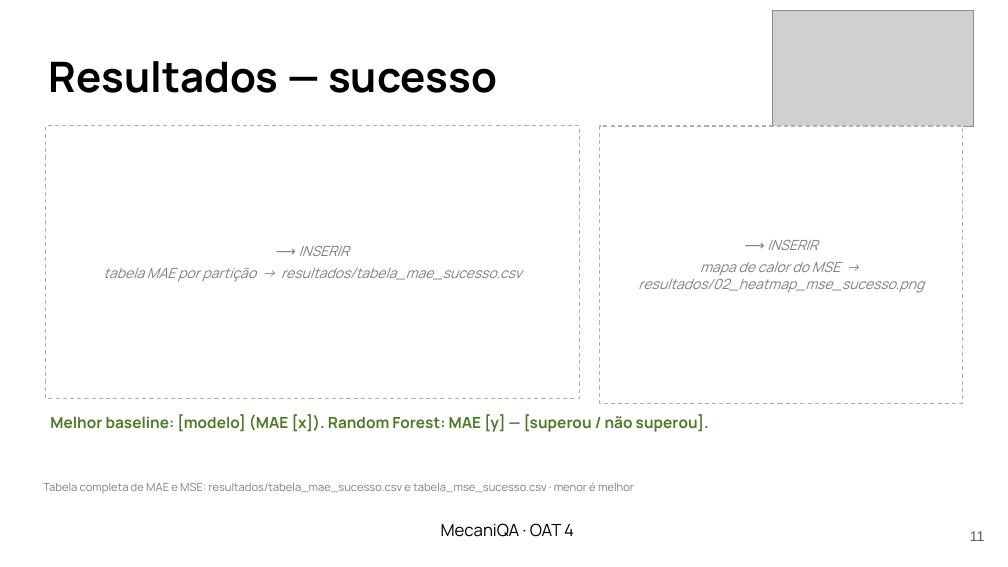
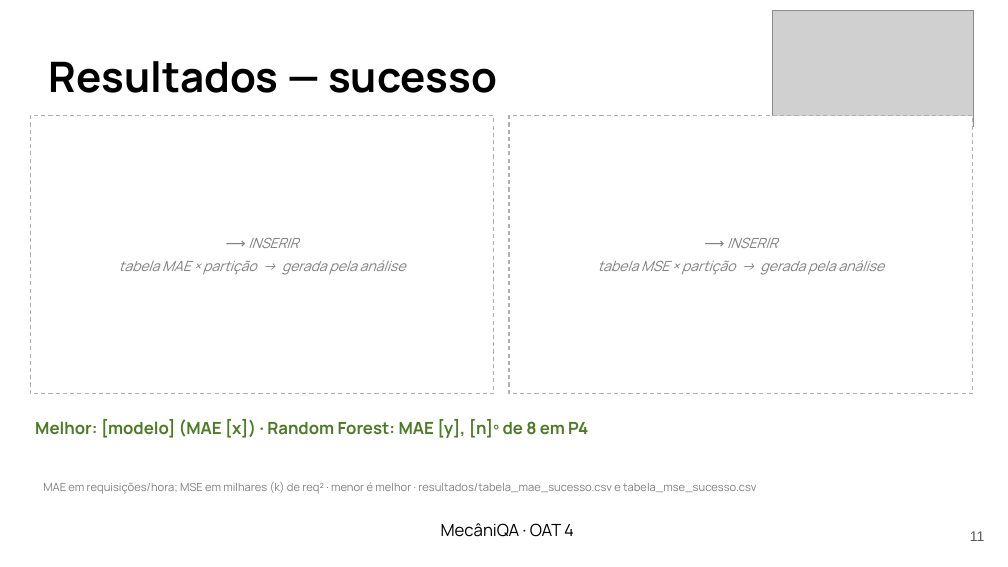
Before and after one commit to LenilsonSoares/mecaniQA-nuvem-macapa, a slide deck: slide 11 of oat4/apresentacao/mecaniQA_oat4_macapa.pptx. Drawn at 1008x567 pixels with LibreOffice and Linux fonts; fonts in the diff are those of the drawing; grey boxes stand for pictures. Boxes give left, top, right and bottom in pixels: in the first picture for what was removed or moved away, otherwise in the second. Text is boxed around its words. In the diff, an @@ line names an element or a change of style, - is before the commit and + after.

Commit message:
feat(oat4): ajustes do debate (Codex, avaliador e revisor técnico)
- slides: prints maiores, slide próprio para a série de erro, tabela de MSE
  legível, conclusão explica por que o RF ganhou ou perdeu, falas prontas
- análise: horas sem dado preenchidas só com o passado e fora das métricas;
  sem a feature dia da semana (apenas 4 dias de coleta)
- coleta: linha rotulada pelo início da hora e horas com raspagem parcial
  marcadas como sem dado
- run.sh e README: o gerador roda só no container (evita tráfego dobrado)

```diff
--- a/oat4/apresentacao/mecaniQA_oat4_macapa.pptx
+++ b/oat4/apresentacao/mecaniQA_oat4_macapa.pptx
@@ rectangle: place and size @@
-rectangle at [45,126,580,398]
+rectangle at [30,116,494,393]
@@ text "⟶ INSERIR": place and size @@
-text "⟶ INSERIR" at [103,246,522,282]
+text "⟶ INSERIR" at [119,238,406,275]
@@ rectangle: place and size @@
-rectangle at [600,126,963,403]
+rectangle at [509,116,973,393]
@@ text "⟶ INSERIR": place and size @@
-text "⟶ INSERIR" at [638,240,924,293]
+text "⟶ INSERIR" at [598,238,884,275]
@@ text at [119,260,406,275]: text changed @@
-tabela MAE por partição → resultados/tabela_mae_sucesso.csv
+tabela MAE × partição → gerada pela análise
@@ text at [598,260,884,275]: text changed @@
-mapa de calor do MSE → resultados/02_heatmap_mse_sucesso.png
+tabela MSE × partição → gerada pela análise
@@ text at [35,419,588,438]: text changed; size 11 to 12 pt @@
-Melhor baseline: [modelo] (MAE [x]). Random Forest: MAE [y] — [superou / não superou].
+Melhor: [modelo] (MAE [x]) · Random Forest: MAE [y], [n]º de 8 em P4
@@ text at [43,482,756,494]: text changed @@
-Tabela completa de MAE e MSE: resultados/tabela_mae_sucesso.csv e tabela_mse_sucesso.csv · menor é melhor
+MAE em requisições/hora; MSE em milhares (k) de req² · menor é melhor · resultados/tabela_mae_sucesso.csv e tabela_mse_sucesso.csv
@@ text at [441,523,574,537]: text changed @@
-MecaniQA · OAT 4
+MecâniQA · OAT 4
```
Also in this commit, not shown: 15 other slides changed, 1 slide added, 6 other files.
